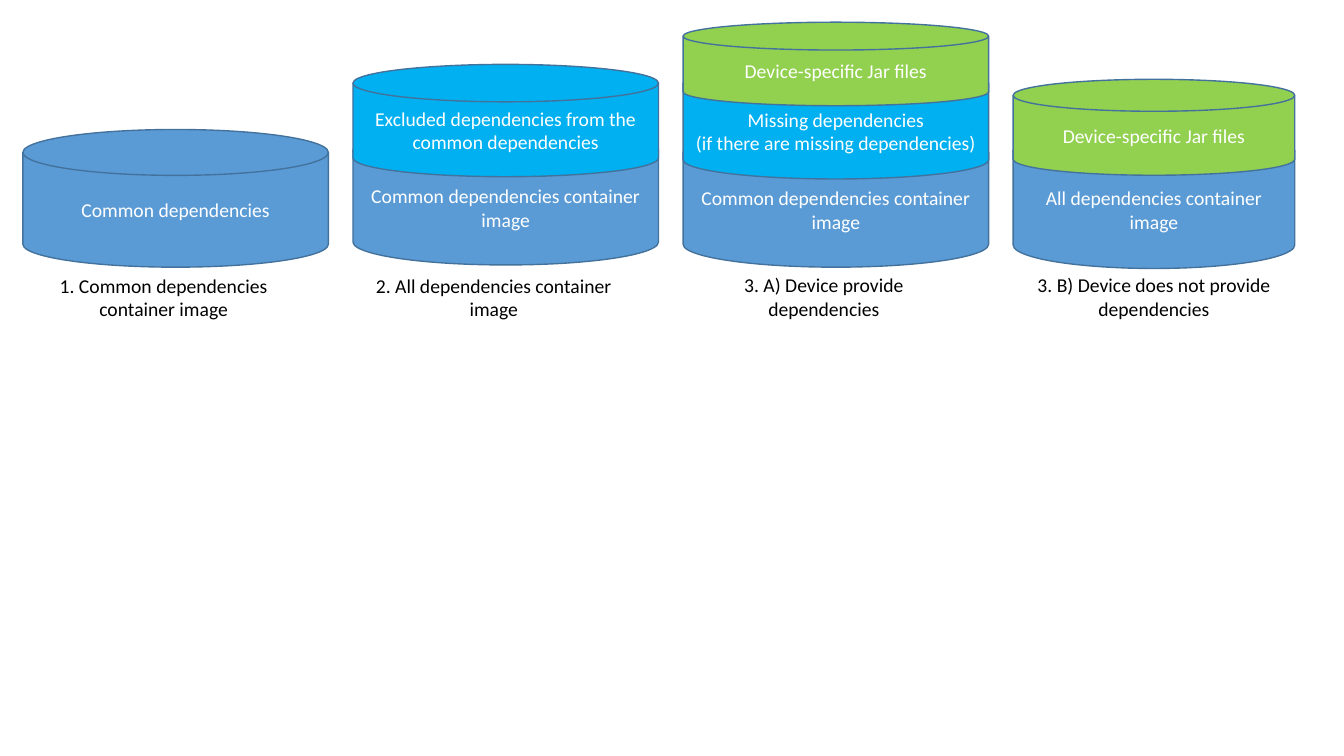
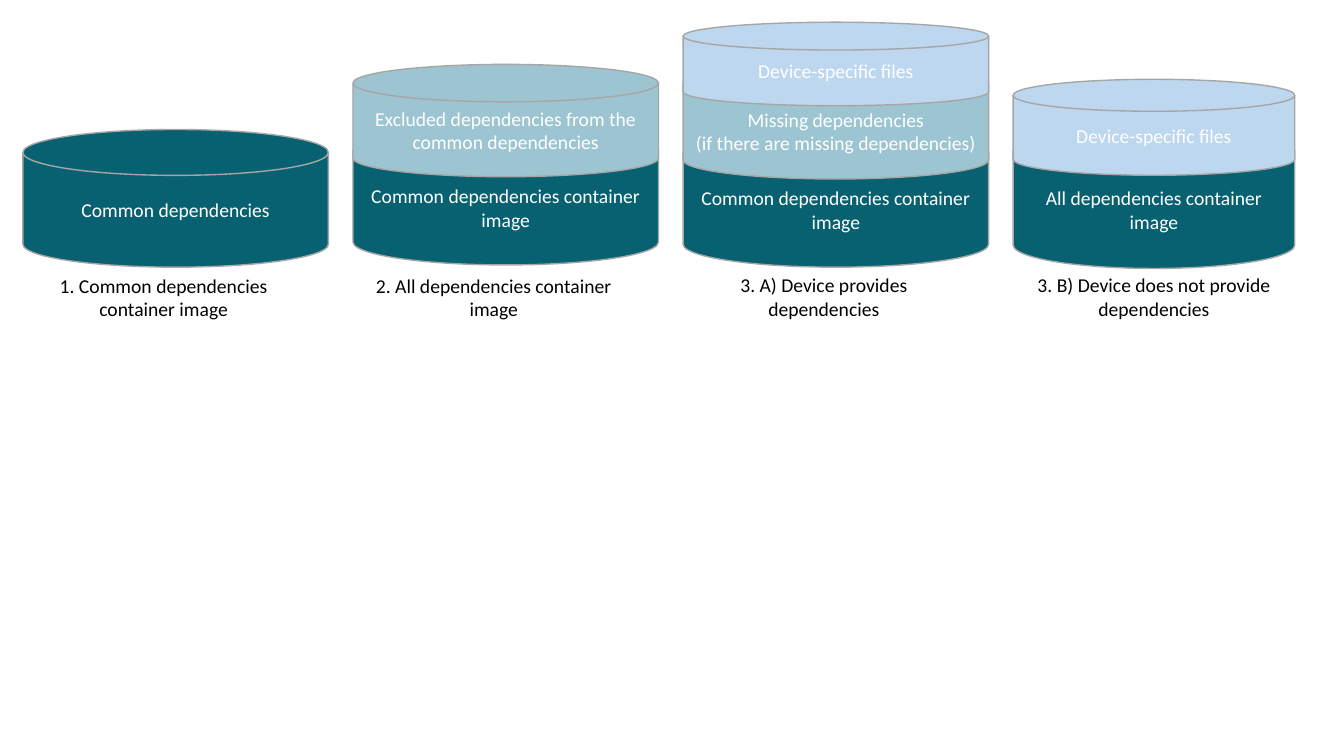
Before and after one commit to iip-ecosphere/platform, a slide deck: slide 64 of platform/documentation/src/HandbookFigures.pptx. Drawn at 1344x756 pixels with LibreOffice and Linux fonts; fonts in the diff are those of the drawing. Boxes give left, top, right and bottom in pixels: in the first picture for what was removed or moved away, otherwise in the second. Text is boxed around its words. In the diff, an @@ line names an element or a change of style, - is before the commit and + after.

```diff
--- a/platform/documentation/src/HandbookFigures.pptx
+++ b/platform/documentation/src/HandbookFigures.pptx
@@ cylinder "Device-specific files" at bbox=[684, 22, 989, 106]: fill #92D050 to #BDD7EE; outline #43739E 1 pt to #A6A6A6 1 pt @@
@@ cylinder "Excluded dependencies from the common ..." at bbox=[353, 65, 658, 176]: fill #00B0F0 to #9CC5D1; outline #43739E 1 pt to #A6A6A6 1 pt @@
@@ cylinder "Missing dependencies" at bbox=[684, 65, 989, 179]: fill #00B0F0 to #9CC5D1; outline #43739E 1 pt to #A6A6A6 1 pt @@
@@ text in cylinder at bbox=[758, 65, 913, 81]: text changed @@
-Device-specific Jar files
+Device-specific files
@@ cylinder "Device-specific files" at bbox=[1013, 80, 1295, 175]: fill #92D050 to #BDD7EE; outline #43739E 1 pt to #A6A6A6 1 pt @@
@@ fill #5B9BD5 to #086171; outline #43739E 1 pt to #A6A6A6 1 pt in 4 elements at bbox=[353, 127, 658, 265], bbox=[23, 130, 329, 268], bbox=[684, 130, 989, 268], bbox=[1013, 127, 1295, 268] @@
@@ text in cylinder at bbox=[1076, 130, 1231, 146]: text changed @@
-Device-specific Jar files
+Device-specific files
@@ text at bbox=[740, 278, 907, 319]: text changed @@
-3. A) Device provide dependencies
+3. A) Device provides dependencies
```
Also in this commit, not shown: 1 other slide changed, 2 other files.
